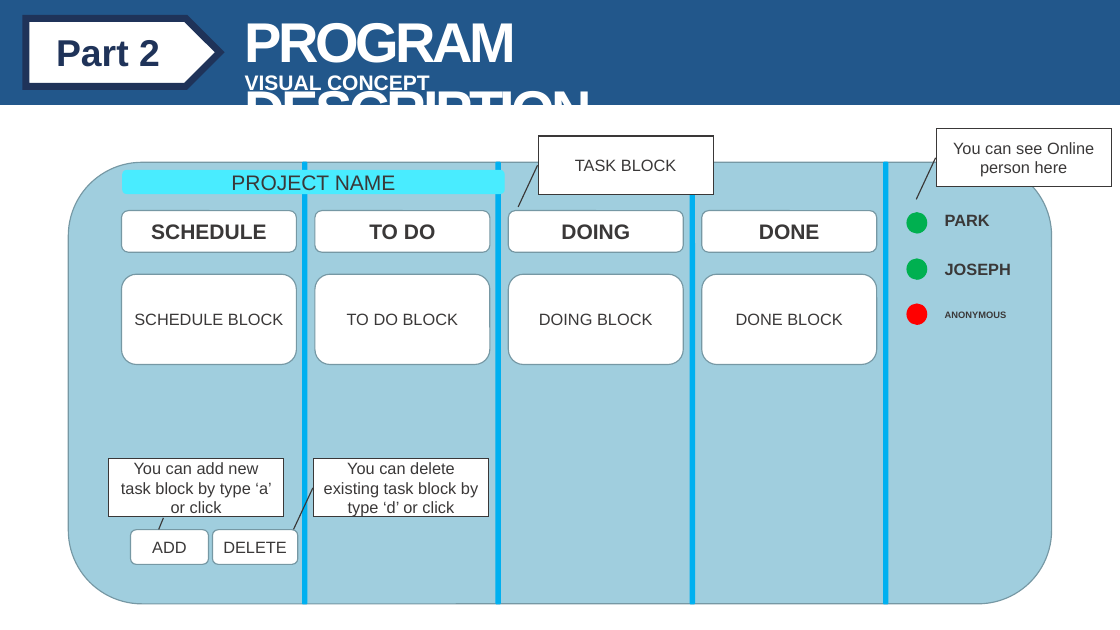
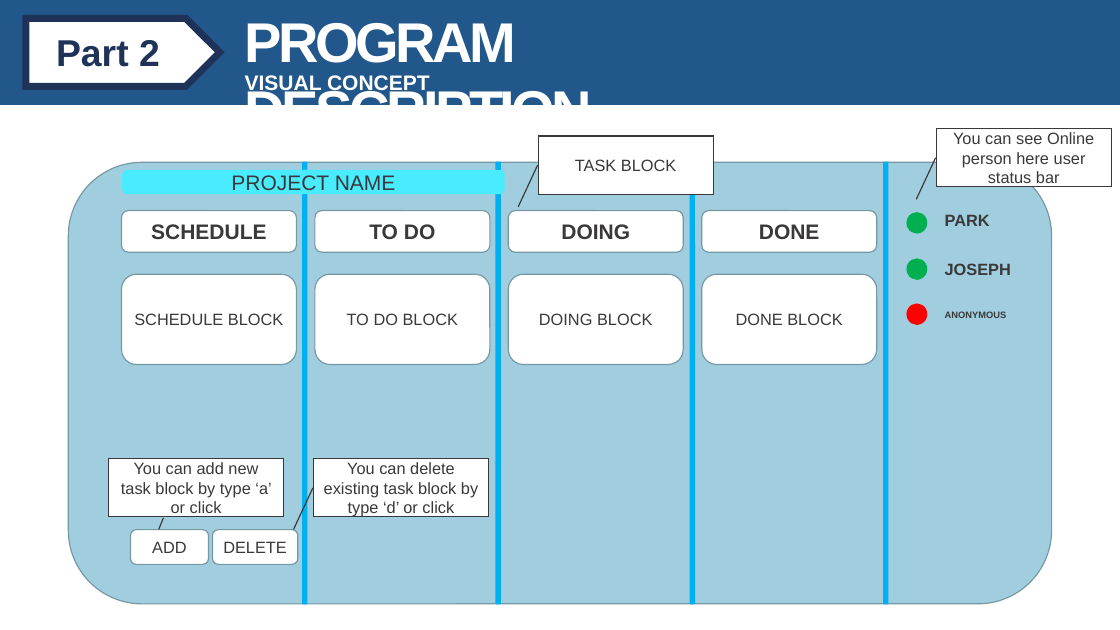
Before and after one commit to sysprogramming/sysproj, a slide deck: slide 9 of TEAM 11.pptx. Drawn at 1120x630 pixels with LibreOffice and Linux fonts; fonts in the diff are those of the drawing. Boxes give left, top, right and bottom in pixels: in the first picture for what was removed or moved away, otherwise in the second. Text is boxed around its words. In the diff, an @@ line names an element or a change of style, - is before the commit and + after.

```diff
--- a/TEAM 11.pptx
+++ b/TEAM 11.pptx
@@ text in border callout at <box>953,132,1094,187</box>: text changed @@
-You can see Online person here
+You can see Online person here user status bar
```
Also in this commit, not shown: 2 other slides changed, 1 slide added.
